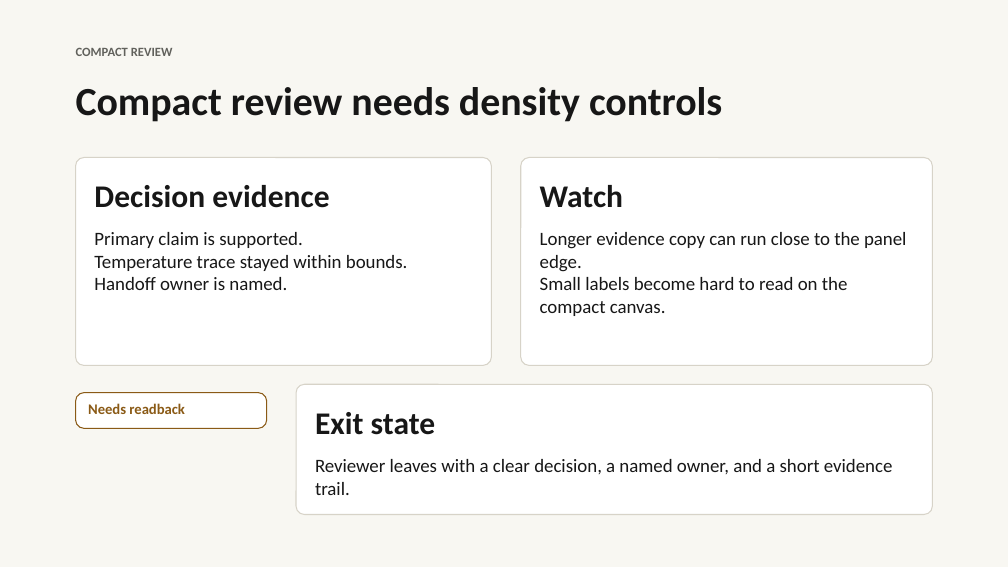
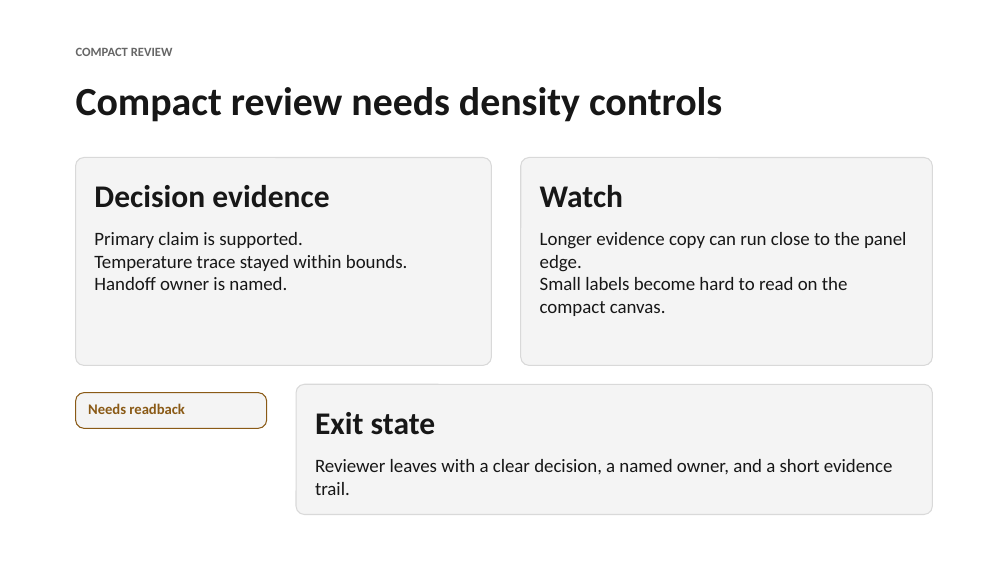
Before and after one commit to mikeylong/judgmentkit, a slide deck: slide 1 of outputs/presentation-theme-actual-tests/jk-theme-compact-review.pptx. Drawn at 1008x567 pixels with LibreOffice and Linux fonts; fonts in the diff are those of the drawing. Boxes give left, top, right and bottom in pixels: in the first picture for what was removed or moved away, otherwise in the second. Text is boxed around its words. In the diff, an @@ line names an element or a change of style, - is before the commit and + after.

Commit message:
Harden presentation theme evidence review

```diff
--- a/outputs/presentation-theme-actual-tests/jk-theme-compact-review.pptx
+++ b/outputs/presentation-theme-actual-tests/jk-theme-compact-review.pptx
@@ background #F8F7F2 to #FFFFFF @@
@@ fill #FFFFFF to #F4F4F4; outline #D7D3C8 0.75 pt to #D9D9D9 0.75 pt in 3 elements at box(76, 157, 491, 365), box(521, 157, 932, 365), box(296, 384, 932, 514) @@
```
Also in this commit, not shown: 53 other files.
